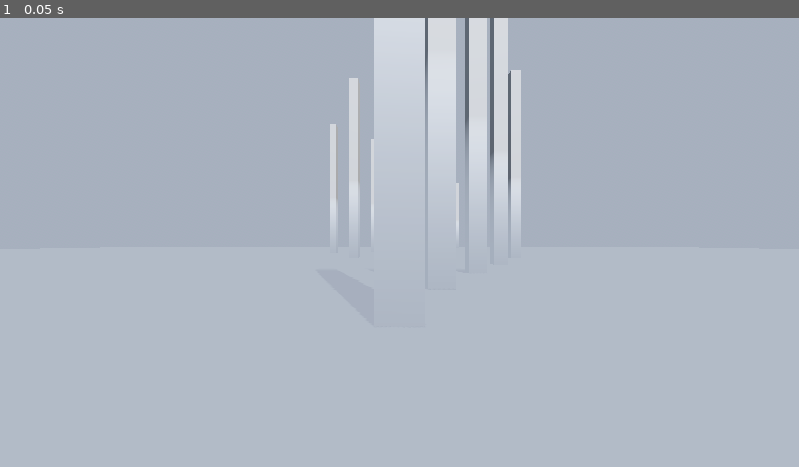
Above: before the commit, frame 1.
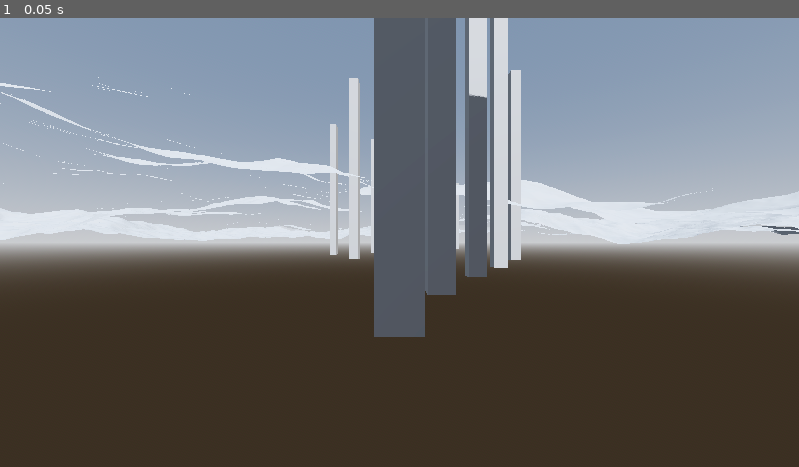
Above: after the commit, the same moment.

Repository: zalan24/Godot-Demos
Game: Godot game, scene res://main_scene.tscn
Same seed, same stepped clock (60 frames per second), same inputs: the game is played once before the commit and once after it.
Inputs:
- Up to frame 1 (0.05 s): no input

The runs differ from the first frame. In frame 1, 78% of the frame differs, in the area x 0-100%, y 0-100%.

Commit message:
Added a procedural terrain to the sample

Diff:
--- a/test-content/main_scene.tscn
+++ b/test-content/main_scene.tscn
@@ -1,6 +1,7 @@
 [gd_scene load_steps=9 format=3 uid="uid://cpbm1847701pb"]
 
 [ext_resource type="PackedScene" uid="uid://66c73hrdbstt" path="res://FreeCamera/free_camera.tscn" id="1_0f027"]
+[ext_resource type="Material" uid="uid://c42xia0d58ydg" path="res://terrain_material.tres" id="2_2c62f"]
 
 [sub_resource type="ProceduralSkyMaterial" id="ProceduralSkyMaterial_o3jxj"]
 sky_horizon_color = Color(0.662243, 0.671743, 0.686743, 1)
@@ -14,22 +15,19 @@
 sky = SubResource("Sky_0f027")
 tonemap_mode = 2
 glow_enabled = true
-fog_enabled = true
 fog_density = 0.0
 fog_height = 42.37
 fog_height_density = 0.1
 
-[sub_resource type="BoxMesh" id="BoxMesh_o3jxj"]
-size = Vector3(1000, 5, 1000)
-
-[sub_resource type="BoxShape3D" id="BoxShape3D_o3jxj"]
-size = Vector3(1000, 5, 1000)
-
 [sub_resource type="BoxMesh" id="BoxMesh_0f027"]
 size = Vector3(5, 100, 5)
 
 [sub_resource type="BoxShape3D" id="BoxShape3D_2c62f"]
 size = Vector3(5, 100, 5)
+
+[sub_resource type="PlaneMesh" id="PlaneMesh_0f027"]
+subdivide_width = 1000
+subdivide_depth = 1000
 
 [node name="World" type="Node3D"]
 
@@ -47,15 +45,6 @@
 
 [node name="StaticObjects" type="Node3D" parent="."]
 
-[node name="Platform" type="StaticBody3D" parent="StaticObjects"]
-
-[node name="MeshInstance3D" type="MeshInstance3D" parent="StaticObjects/Platform"]
-transform = Transform3D(1, 0, 0, 0, 1, 0, 0, 0, 1, 0, -2.73473, 0)
-mesh = SubResource("BoxMesh_o3jxj")
-
-[node name="CollisionShape3D" type="CollisionShape3D" parent="StaticObjects/Platform"]
-shape = SubResource("BoxShape3D_o3jxj")
-
 [node name="Obstacles" type="Node3D" parent="StaticObjects"]
 
 [node name="Column" type="StaticBody3D" parent="StaticObjects/Obstacles"]
@@ -206,3 +195,9 @@
 
 [node name="CollisionShape3D" type="CollisionShape3D" parent="StaticObjects/Obstacles/Column15"]
 shape = SubResource("BoxShape3D_2c62f")
+
+[node name="Terrain" type="MeshInstance3D" parent="StaticObjects"]
+transform = Transform3D(1000, 0, 0, 0, 1, 0, 0, 0, 1000, 0, 0, 0)
+material_override = ExtResource("2_2c62f")
+custom_aabb = AABB(-1, 0, -1, 2, 500, 2)
+mesh = SubResource("PlaneMesh_0f027")
--- /dev/null
+++ b/test-content/terrain.gdshader
@@ -0,0 +1,42 @@
+shader_type spatial;
+render_mode world_vertex_coords;
+
+uniform vec2 world_size = vec2(2000, 2000);
+uniform sampler2D perlin_noise_0;
+uniform float perlin_noise_0_scale = 1;
+
+float get_height_at(vec2 uv)
+{
+	float baseHeight = texture(perlin_noise_0, uv).x * perlin_noise_0_scale;
+	return baseHeight;
+}
+
+mat3 get_normal_at(vec2 uv)
+{
+	float d = 0.001;
+	vec2 world_d = d*world_size;
+	float xDiff = get_height_at(uv + vec2(d, 0)) - get_height_at(uv - vec2(d, 0));
+	float yDiff = get_height_at(uv + vec2(0, d)) - get_height_at(uv - vec2(0, d));
+
+	float dhDx = xDiff/(2.0*world_d.x);
+	float dhDy = yDiff/(2.0*world_d.y);
+	vec3 xTangent = normalize(vec3(1, dhDx, 0));
+	vec3 yTangent = normalize(vec3(0, dhDy, 1));
+	vec3 normal = normalize(vec3(-dhDx, 1, -dhDy));
+	// dot(xTangent, yTangent) = dhDx*dhDy
+	// normal = vec3(-dhDx, 1, -dhDz)
+
+	mat3 surfaceOrientation = mat3(xTangent, normal, yTangent);
+	return surfaceOrientation;
+}
+
+void vertex() {
+
+	VERTEX.y += get_height_at(UV);
+	NORMAL = get_normal_at(UV) * vec3(0, 1, 0);
+}
+
+void fragment() {
+	ALBEDO = vec3(0.5);
+	// Called for every pixel the material is visible on.
+}
--- /dev/null
+++ b/test-content/terrain_material.tres
@@ -0,0 +1,17 @@
+[gd_resource type="ShaderMaterial" load_steps=4 format=3 uid="uid://c42xia0d58ydg"]
+
+[ext_resource type="Shader" uid="uid://ctelbtq2xeqdr" path="res://terrain.gdshader" id="1_2k1ma"]
+
+[sub_resource type="FastNoiseLite" id="FastNoiseLite_2k1ma"]
+noise_type = 3
+seed = 4
+offset = Vector3(534.88, -1000, 0)
+
+[sub_resource type="NoiseTexture2D" id="NoiseTexture2D_ehmtg"]
+noise = SubResource("FastNoiseLite_2k1ma")
+
+[resource]
+render_priority = 0
+shader = ExtResource("1_2k1ma")
+shader_parameter/perlin_noise_0 = SubResource("NoiseTexture2D_ehmtg")
+shader_parameter/perlin_noise_0_scale = 100.0
Not shown, added: test-content/terrain.gdshader.uid
